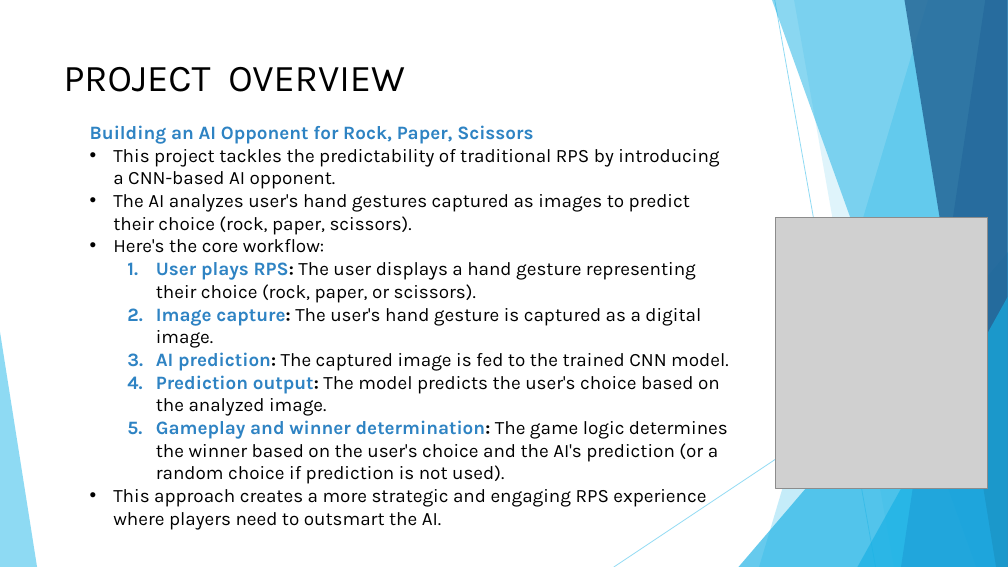
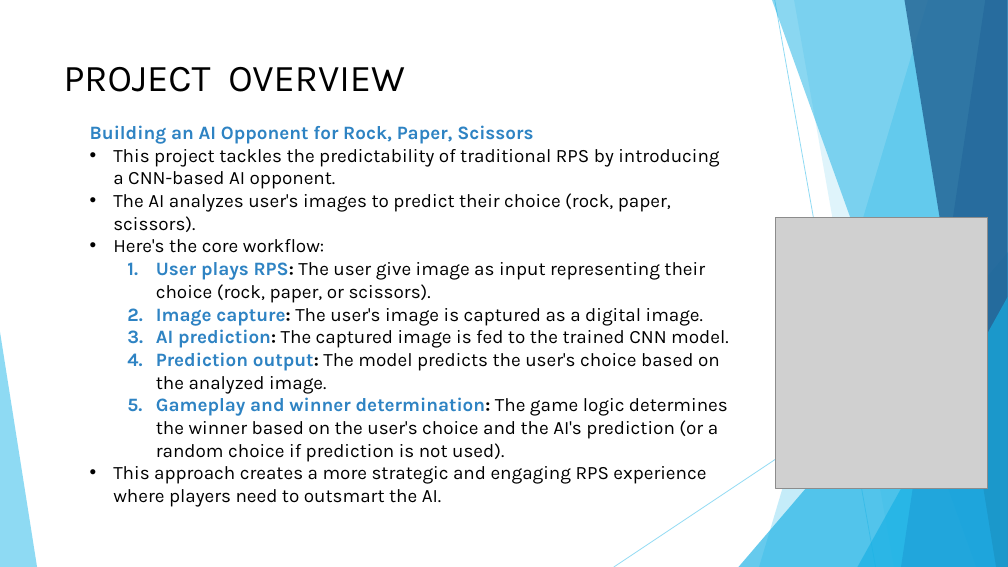
Before and after one commit to Priyadharshini-Y/Rockpaperscissor, a slide deck: slide 6 of rockpaperscissors.pptx. Drawn at 1008x567 pixels with LibreOffice and Linux fonts; fonts in the diff are those of the drawing; grey boxes stand for pictures. Boxes give left, top, right and bottom in pixels: in the first picture for what was removed or moved away, otherwise in the second. Text is boxed around its words. In the diff, an @@ line names an element or a change of style, - is before the commit and + after.

```diff
--- a/rockpaperscissors.pptx
+++ b/rockpaperscissors.pptx
@@ text at box(113, 193, 671, 232): text changed @@
-• The AI analyzes user's hand gestures captured as images to predict their choice (rock, paper, scissors).
+• The AI analyzes user's images to predict their choice (rock, paper, scissors).
@@ text at box(156, 262, 705, 326): text changed @@
-  1. User plays RPS: The user displays a hand gesture representing their choice (rock, paper, or scissors).
-  2. Image capture: The user's hand gesture is captured as a digital image.
+  1. User plays RPS: The user give image as input representing their choice (rock, paper, or scissors).
+  2. Image capture: The user's image is captured as a digital image.
```
Also in this commit, not shown: 3 other slides changed, 1 slide added, 1 slide removed.
